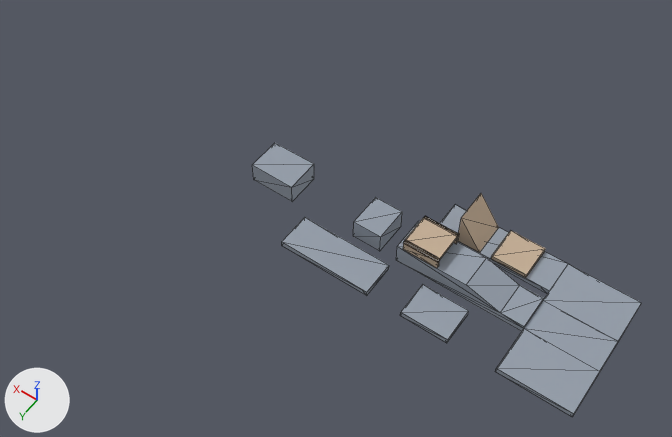
Two versions of the glTF model games/character-course/scenes/blender/course.glb, one commit apart.
Both versions are drawn from a camera (50 mm lens) standing at (-5.5, 38.1, 58.0) and looking at (21.3, 0.6, -0.9). The axes (+X, +Y, +Z) are drawn at lower left. The lights are the same throughout. The older version comes first. Mesh edges are drawn as thin lines. Objects named as collision shapes, trigger or cutter boxes, shadow casters or lower levels of detail are left out. Vertices at exactly the same position are counted once.

Names of what the first picture shows: 'floor', 'walls'.
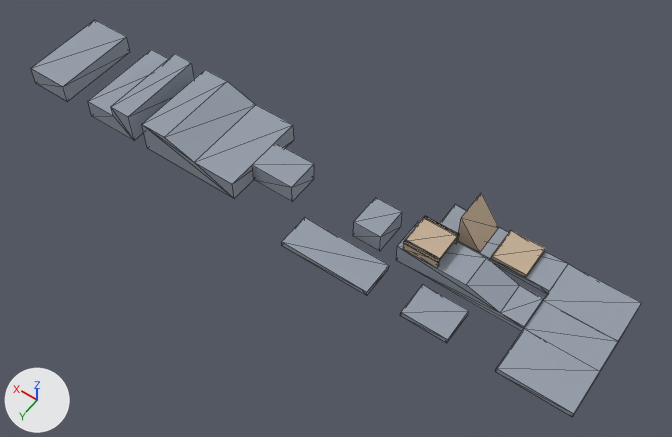
Edits to the bpy script that builds the scene:
```text
Change me_floor:
    used by ob_floor; location = (0.0, 0.0, 0.0)
    remove me_floor.from_pydata(...)  # 64 vertices, 111 faces; spans x -2.0..29.0, y -5.5..5.5, z -0.5..1.3
    add me_floor.from_pydata(...)  # 96 vertices, 163 faces; spans x -2.0..52.0, y -5.5..5.5, z -0.5..2.4
    me_floor part 1: a new loose piece, a box spanning x 48.0..52.0, y -4.0..4.0, z -0.5..1.3, in mat_floor (grey #959eaa)
    me_floor part 2
    12 vertices are added at x 29.0..45.0, y -4.0, z -0.5..2.4
    12 new vertices lie (0.0, 8.0, 0.0) away from vertices in x 29.0..45.0, y -4.0, z -0.5..2.4
    40 new faces join them
```

Location of each change, (x1, y1, x2, y2) in pixels of the pictures (672 x 437 px):
'floor', reshaped (57% wider, 45% taller)
    before: (252, 143, 641, 417)
    after: (31, 20, 641, 417)
part 1 of me_floor, added
    after: (31, 20, 130, 102)
part 2 of me_floor, added
    after: (88, 50, 294, 199)
